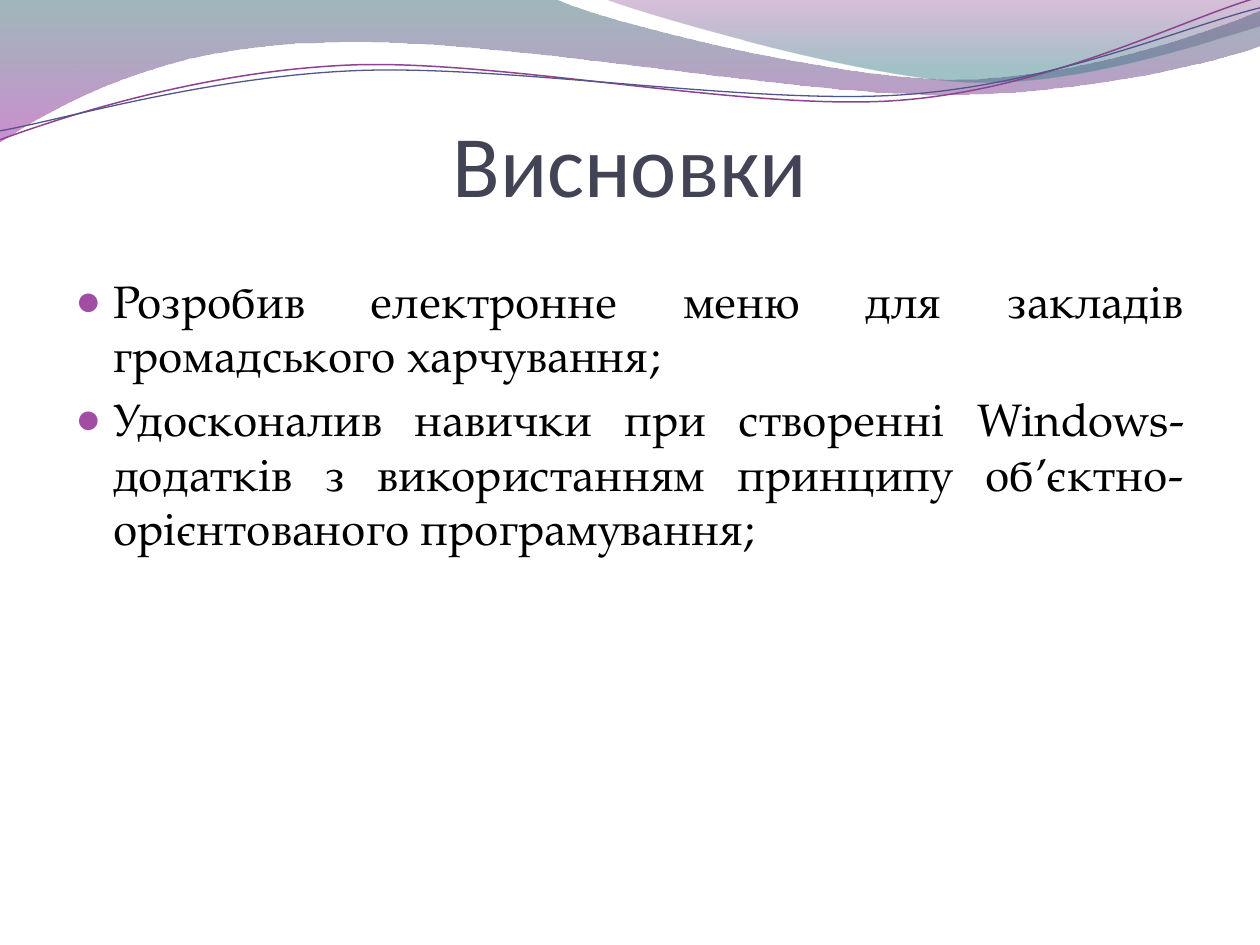
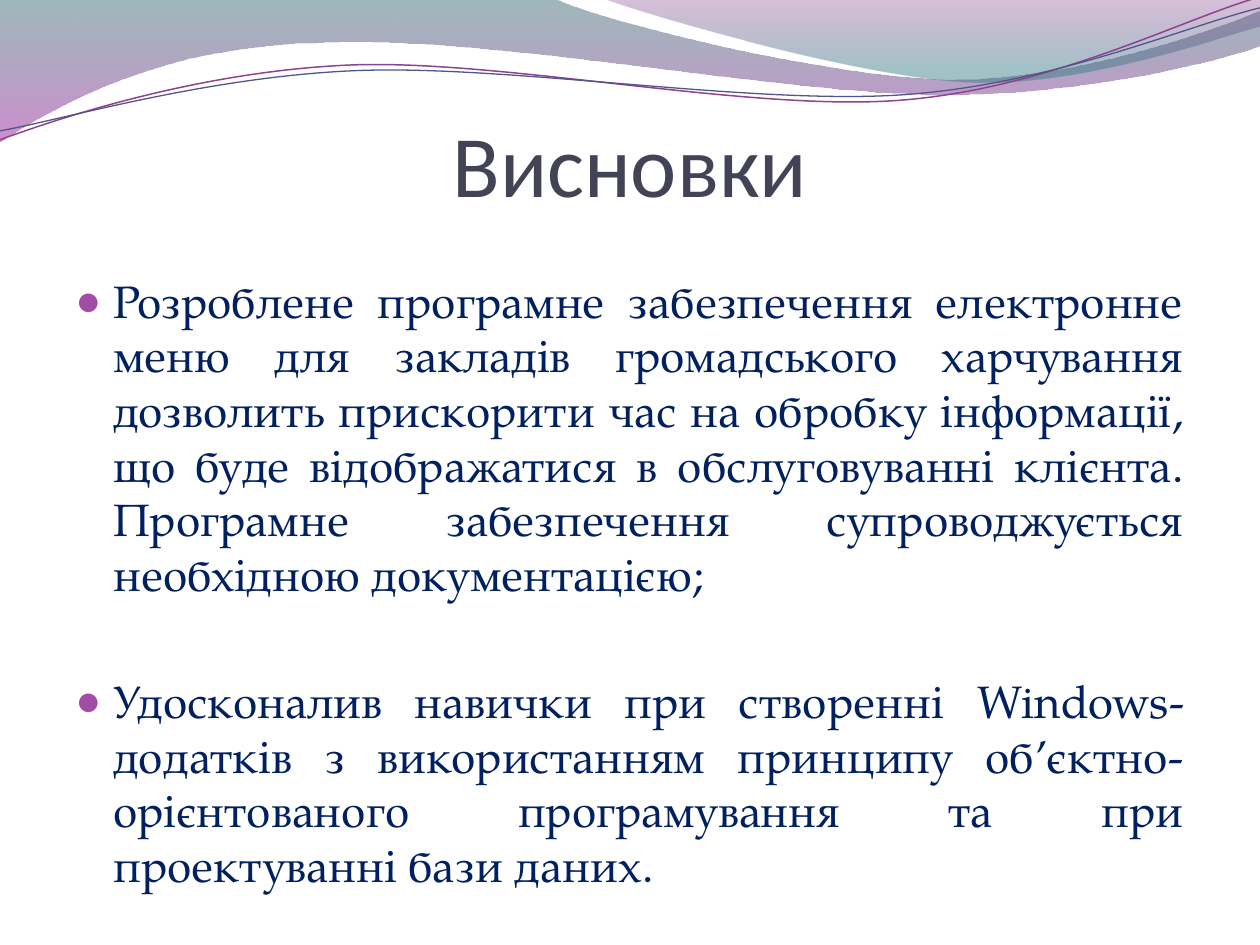
Before and after one commit to byYuraGudan/eMenu, a slide deck: slide 12 of Report/Презентація диплому.pptx. Drawn at 1260x945 pixels with LibreOffice and Linux fonts; fonts in the diff are those of the drawing; background and template pictures are left out. Boxes give left, top, right and bottom in pixels: in the first picture for what was removed or moved away, otherwise in the second. Text is boxed around its words. In the diff, an @@ line names an element or a change of style, - is before the commit and + after.

```diff
--- a/Report/Презентація диплому.pptx
+++ b/Report/Презентація диплому.pptx
@@ text at <box>113,286,1184,893</box>: text changed; text colour #000000 to #002060 @@
-● Розробив електронне меню для закладів громадського харчування;
-● Удосконалив навички при створенні Windows-додатків з використанням принципу об’єктно-орієнтованого програмування;
+● Розроблене програмне забезпечення електронне меню для закладів громадського харчування дозволить прискорити час на обробку інформації, що буде відображатися в обслуговуванні клієнта. Програмне забезпечення супроводжується необхідною документацією;
+● Удосконалив навички при створенні Windows-додатків з використанням принципу об’єктно-орієнтованого програмування та при проектуванні бази даних.
```
Also in this commit, not shown: 3 other files.
